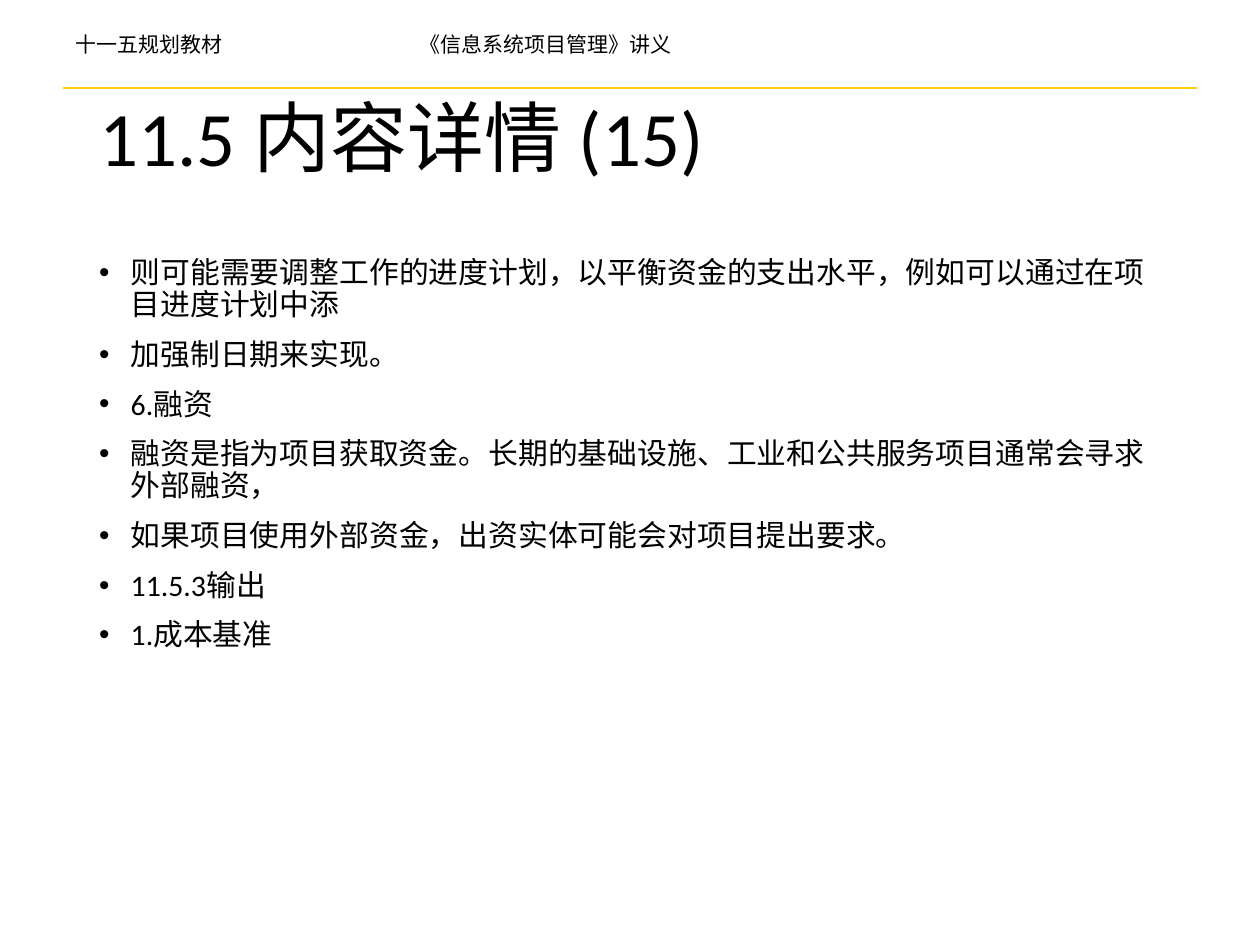
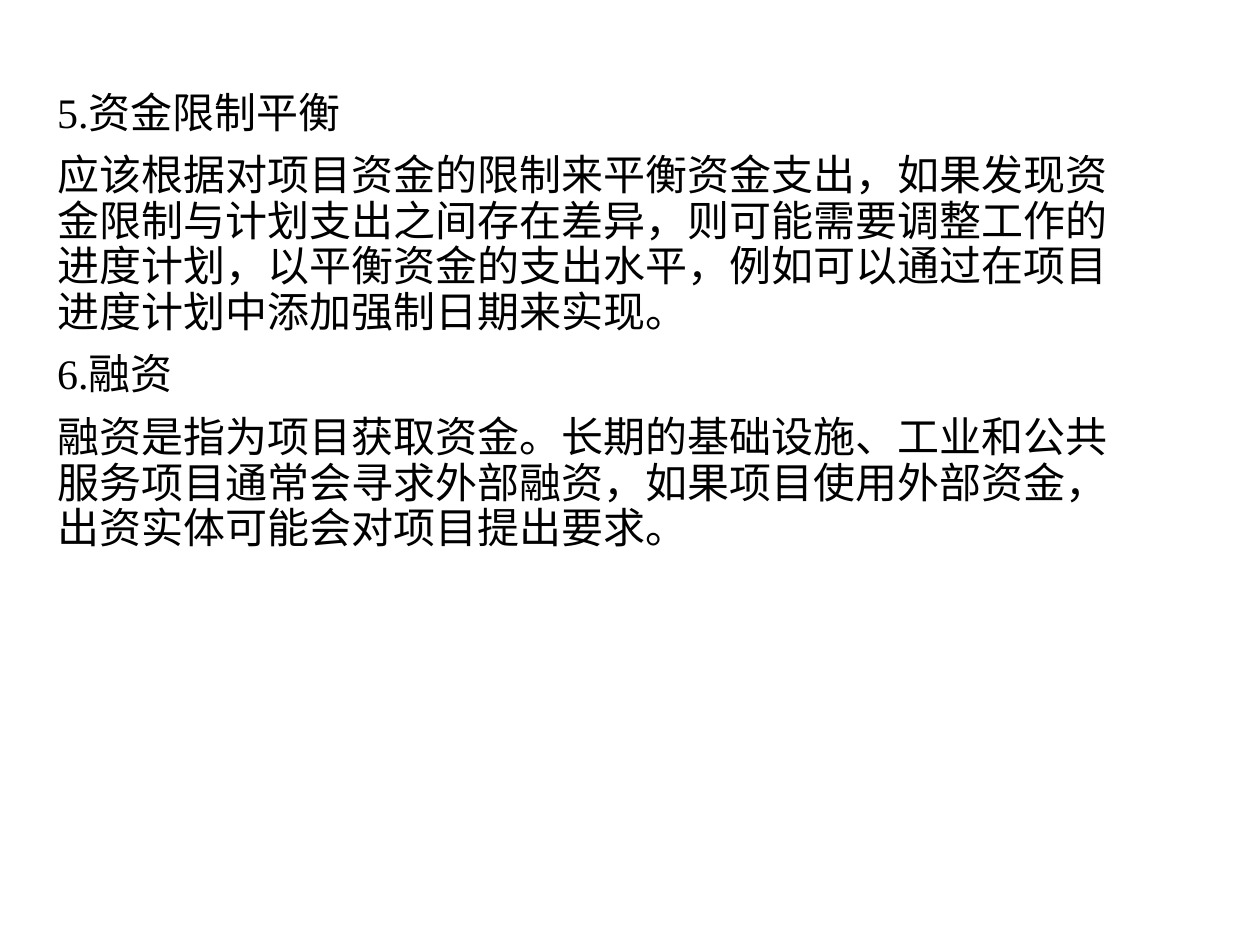
Before and after one commit to yanghui58/project_manager, a slide deck: slide 34 of 第5章 项目成本管理-yh.pptx (slide 35 before the commit). Drawn at 1260x945 pixels with LibreOffice and Linux fonts; fonts in the diff are those of the drawing; background and template pictures are left out. Boxes give left, top, right and bottom in pixels: in the first picture for what was removed or moved away, otherwise in the second. Text is boxed around its words. In the diff, an @@ line names an element or a change of style, - is before the commit and + after.

Commit message:
对项目成本管理进行了更新

```diff
--- a/第5章 项目成本管理-yh.pptx
+++ b/第5章 项目成本管理-yh.pptx
@@ text removed at box(75, 34, 672, 54) @@
-十一五规划教材 《信息系统项目管理》讲义
@@ text "5.资金限制平衡": place and size @@
-text "5.资金限制平衡" at box(131, 258, 1145, 648)
+text "5.资金限制平衡" at box(57, 95, 1107, 547)
@@ line removed from (63, 88) to (1197, 88) @@
@@ title removed at box(99, 88, 704, 177) @@
-11.5 内容详情 (15)
@@ text at box(57, 95, 1107, 331): text changed; size 17 to 24 pt; font Calibri to Times New Roman @@
-• 则可能需要调整工作的进度计划，以平衡资金的支出水平，例如可以通过在项目进度计划中添
-• 加强制日期来实现。
+5.资金限制平衡
+应该根据对项目资金的限制来平衡资金支出，如果发现资金限制与计划支出之间存在差异，则可能需要调整工作的进度计划，以平衡资金的支出水平，例如可以通过在项目进度计划中添加强制日期来实现。
@@ text at box(57, 356, 172, 393): size 17 to 24 pt, font Calibri to Times New Roman in "6.融资"; bullet • to none @@
@@ text at box(57, 416, 1107, 547): text changed; size 17 to 24 pt; font Calibri to Times New Roman @@
-• 融资是指为项目获取资金。长期的基础设施、工业和公共服务项目通常会寻求外部融资，
-• 如果项目使用外部资金，出资实体可能会对项目提出要求。
-• 11.5.3输出
-• 1.成本基准
+融资是指为项目获取资金。长期的基础设施、工业和公共服务项目通常会寻求外部融资，如果项目使用外部资金，出资实体可能会对项目提出要求。
```
Also in this commit, not shown: 40 other slides changed, 11 slides added, 59 slides removed.
